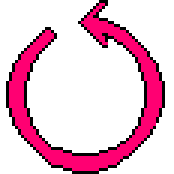
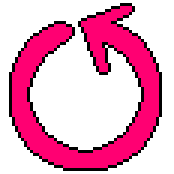
Layers edited between the first and the second w=174, h=174 image:
painted on "Copie după ReplayButton" over 6, 0, 165, 174
